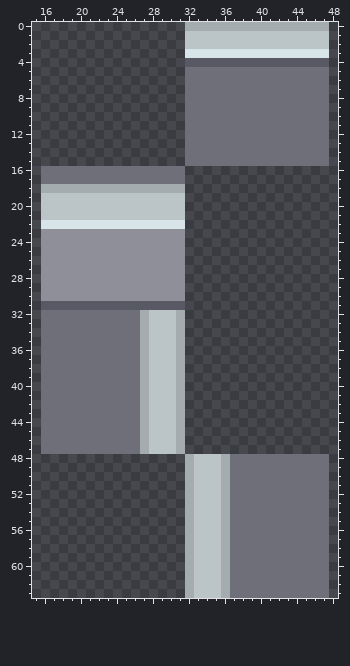
File history of a pixel-art sprite, Resources/Textures/_CP14/Structures/Walls/TEMPLATE.rsi/brick3.png. Above, as it was before the edit.
The file is 64x64 pixels. Shown: x 15..48, y 0..63.
Once edited:
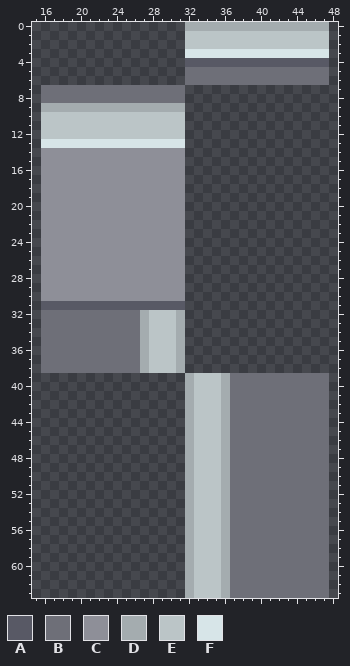
Palette (. is transparent): A #585965  B #6e6f78  C #8e8f98  D #a4acaf  E #bbc5c7  F #d7e5e8
Difference:
@@ x 15..48 @@
  6 .................BBBBBBBBBBBBBBBB.
- 7 .................BBBBBBBBBBBBBBBB.
- 8 .................BBBBBBBBBBBBBBBB.
- 9 .................BBBBBBBBBBBBBBBB.
-10 .................BBBBBBBBBBBBBBBB.
-11 .................BBBBBBBBBBBBBBBB.
-12 .................BBBBBBBBBBBBBBBB.
-13 .................BBBBBBBBBBBBBBBB.
-14 .................BBBBBBBBBBBBBBBB.
-15 .................BBBBBBBBBBBBBBBB.
-16 .BBBBBBBBBBBBBBBB.................
-17 .BBBBBBBBBBBBBBBB.................
-18 .DDDDDDDDDDDDDDDD.................
-19 .EEEEEEEEEEEEEEEE.................
-20 .EEEEEEEEEEEEEEEE.................
-21 .EEEEEEEEEEEEEEEE.................
-22 .FFFFFFFFFFFFFFFF.................
+ 7 .BBBBBBBBBBBBBBBB.................
+ 8 .BBBBBBBBBBBBBBBB.................
+ 9 .DDDDDDDDDDDDDDDD.................
+10 .EEEEEEEEEEEEEEEE.................
+11 .EEEEEEEEEEEEEEEE.................
+12 .EEEEEEEEEEEEEEEE.................
+13 .FFFFFFFFFFFFFFFF.................
+14 .CCCCCCCCCCCCCCCC.................
+15 .CCCCCCCCCCCCCCCC.................
+16 .CCCCCCCCCCCCCCCC.................
+17 .CCCCCCCCCCCCCCCC.................
+18 .CCCCCCCCCCCCCCCC.................
+19 .CCCCCCCCCCCCCCCC.................
+20 .CCCCCCCCCCCCCCCC.................
+21 .CCCCCCCCCCCCCCCC.................
+22 .CCCCCCCCCCCCCCCC.................
 23 .CCCCCCCCCCCCCCCC.................
@@ x 15..48 @@
 38 .BBBBBBBBBBBDEEED.................
-39 .BBBBBBBBBBBDEEED.................
-40 .BBBBBBBBBBBDEEED.................
-41 .BBBBBBBBBBBDEEED.................
-42 .BBBBBBBBBBBDEEED.................
-43 .BBBBBBBBBBBDEEED.................
-44 .BBBBBBBBBBBDEEED.................
-45 .BBBBBBBBBBBDEEED.................
-46 .BBBBBBBBBBBDEEED.................
-47 .BBBBBBBBBBBDEEED.................
+39 .................DEEEDBBBBBBBBBBB.
+40 .................DEEEDBBBBBBBBBBB.
+41 .................DEEEDBBBBBBBBBBB.
+42 .................DEEEDBBBBBBBBBBB.
+43 .................DEEEDBBBBBBBBBBB.
+44 .................DEEEDBBBBBBBBBBB.
+45 .................DEEEDBBBBBBBBBBB.
+46 .................DEEEDBBBBBBBBBBB.
+47 .................DEEEDBBBBBBBBBBB.
 48 .................DEEEDBBBBBBBBBBB.
Where, in picture pixels (left, top, right, bottom), the same in both pictures:
changed: (41, 85, 329, 229)
changed: (41, 373, 329, 454)
